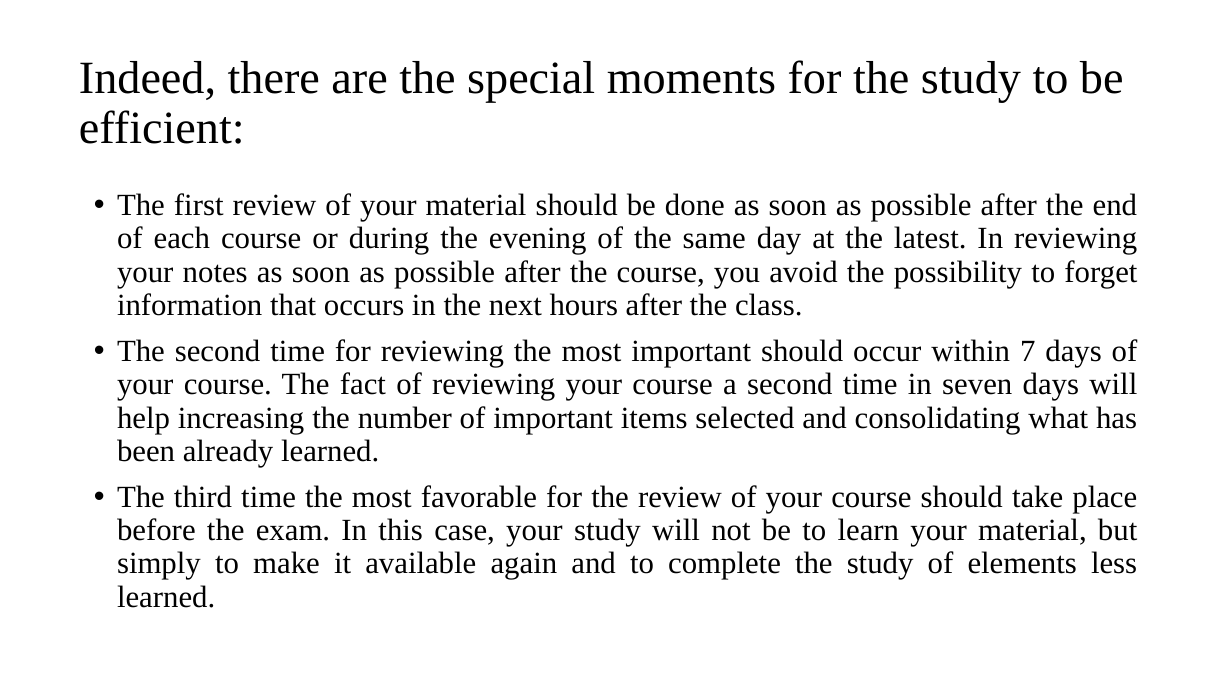
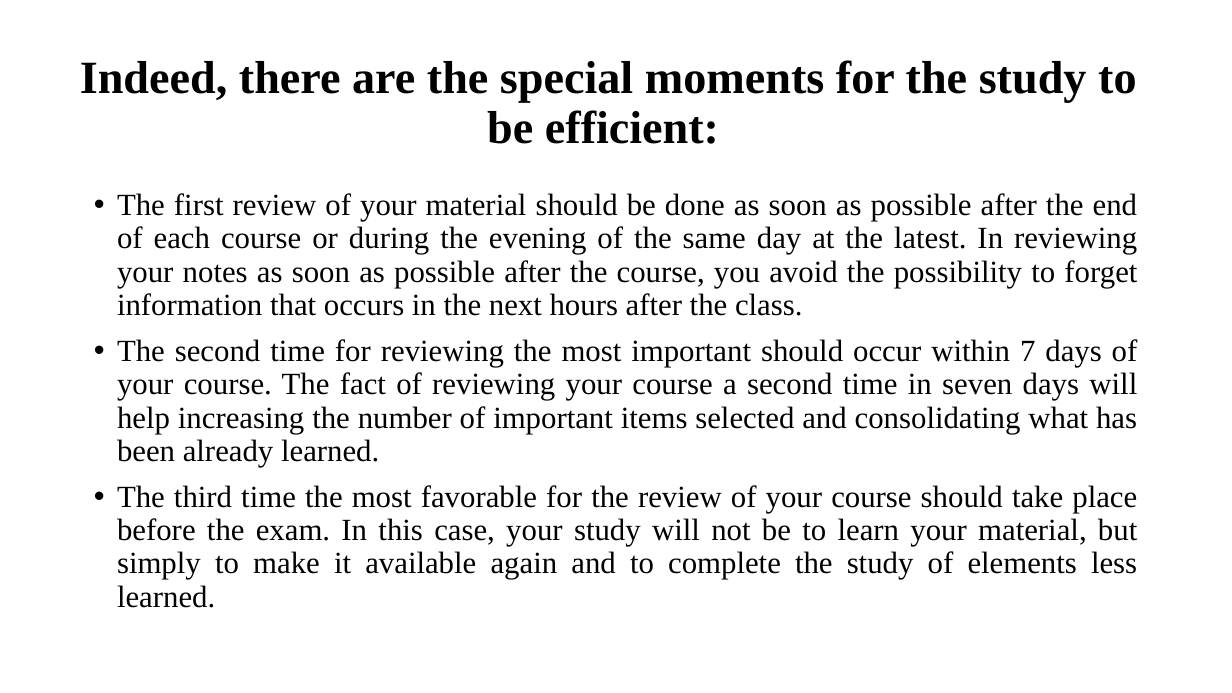
Before and after one commit to mutanganajoseph/Documents, a slide deck: slide 26 of auca/sem-1/edrom-8113-study-research/3 Taking notes and writting academic assignment.pptx. Drawn at 1232x693 pixels with LibreOffice and Linux fonts; fonts in the diff are those of the drawing. Boxes give left, top, right and bottom in pixels: in the first picture for what was removed or moved away, otherwise in the second. Text is boxed around its words. In the diff, an @@ line names an element or a change of style, - is before the commit and + after.

```diff
--- a/auca/sem-1/edrom-8113-study-research/3 Taking notes and writting academic assignment.pptx
+++ b/auca/sem-1/edrom-8113-study-research/3 Taking notes and writting academic assignment.pptx
@@ title "Indeed, there are the special ..." at [80, 60, 1136, 144]: bold on; alignment left to centre @@
```
Also in this commit, not shown: 2 other slides changed, 19 other files.
